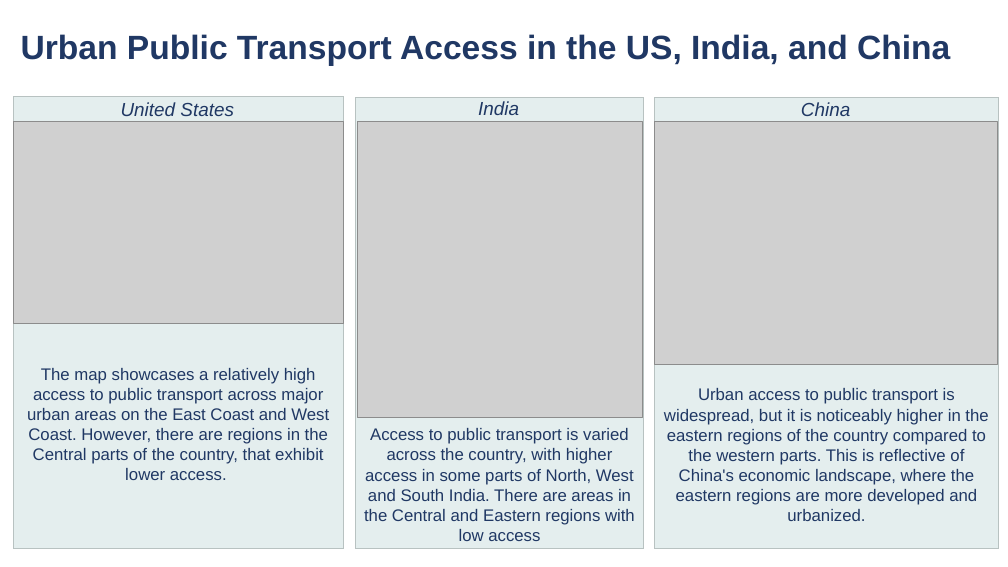
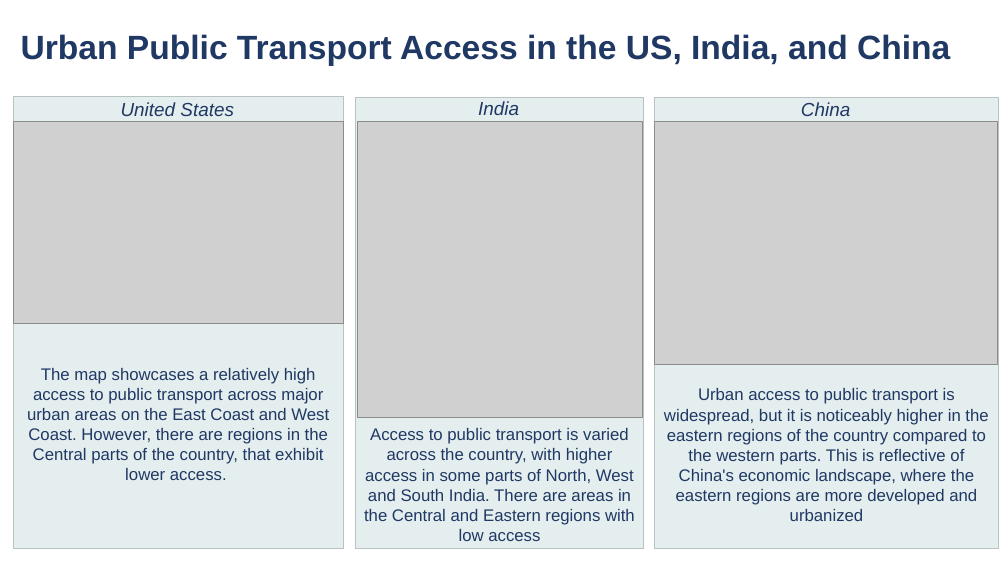
Before and after one commit to VUDataSci/data-presentation-Sankhya-S, a slide deck: slide 6 of Analyzing Global Access to Public Transport.pptx. Drawn at 1008x567 pixels with LibreOffice and Linux fonts; fonts in the diff are those of the drawing; grey boxes stand for pictures. Boxes give left, top, right and bottom in pixels: in the first picture for what was removed or moved away, otherwise in the second. Text is boxed around its words. In the diff, an @@ line names an element or a change of style, - is before the commit and + after.

Commit message:
PPT for the EDA presentation

```diff
--- a/Analyzing Global Access to Public Transport.pptx
+++ b/Analyzing Global Access to Public Transport.pptx
@@ text in rectangle at [664,388,988,521]: text changed @@
-Urban access to public transport is widespread, but it is noticeably higher in the eastern regions of the country compared to the western parts. This is reflective of China's economic landscape, where the eastern regions are more developed and urbanized.
+Urban access to public transport is widespread, but it is noticeably higher in the eastern regions of the country compared to the western parts. This is reflective of China's economic landscape, where the eastern regions are more developed and urbanized
```
Also in this commit, not shown: 4 other slides changed, 1 other file.
